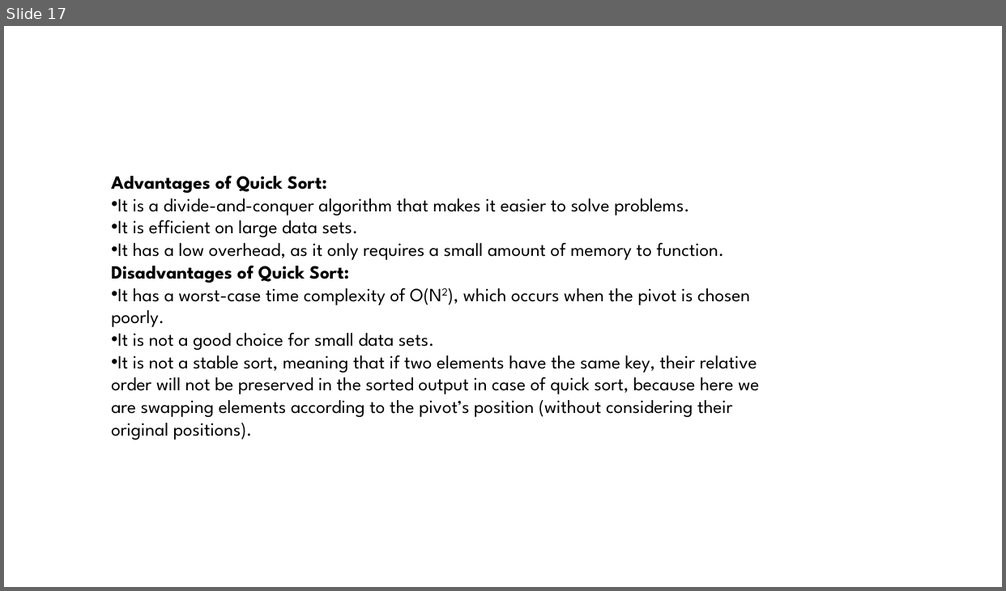
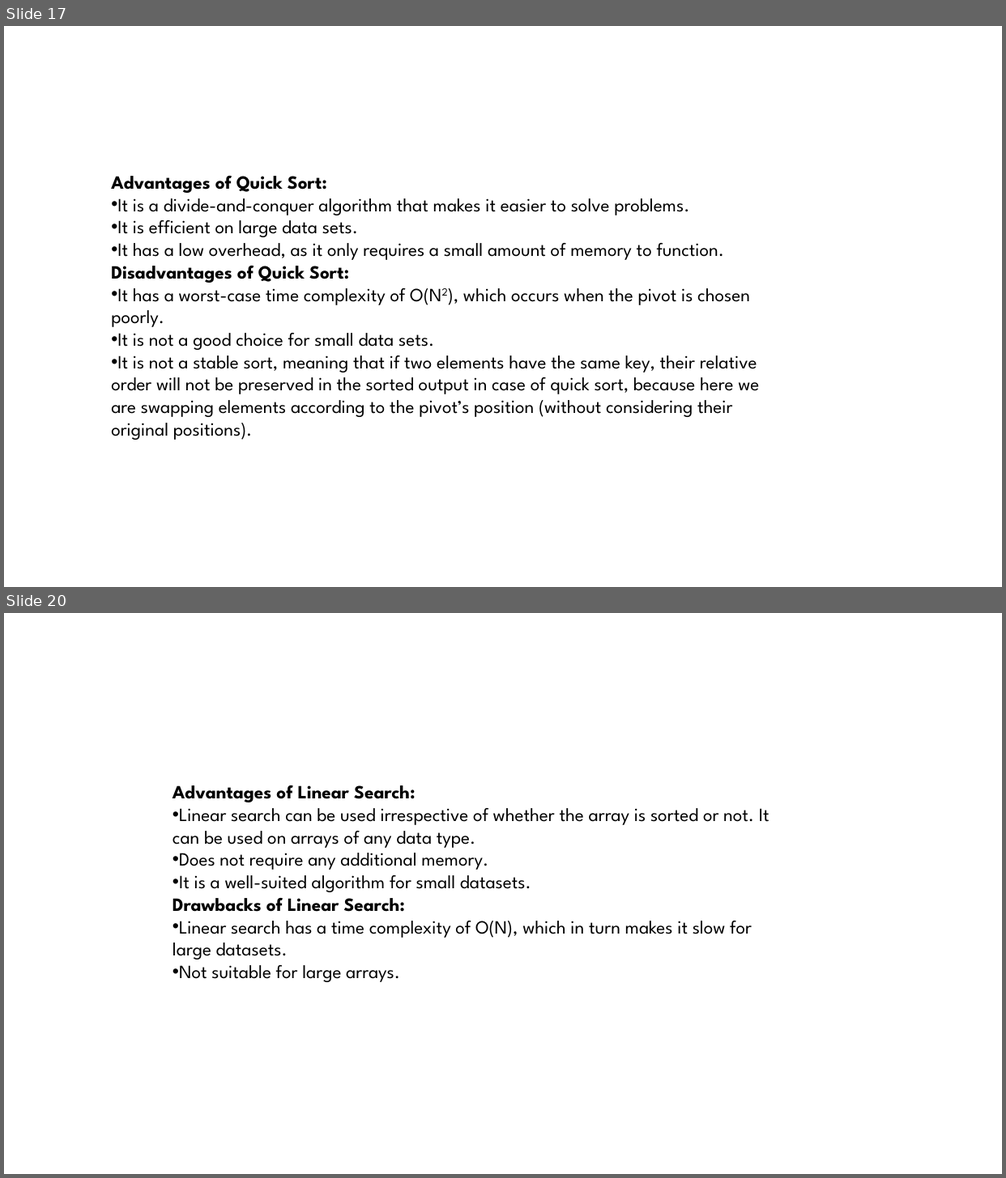
Before and after one commit to anupam2741/ToDo-List, a slide deck: sorting.pptx. Shown one above the other, each under a label of ours: slide 17 before the commit, slides 17 and 20 after it; the slides between them are not shown. The pictures are 1006x591 and 1006x1178 pixels, drawn with LibreOffice and Linux fonts; fonts in the diff are those of the drawing. Boxes give left, top, right and bottom in pixels: in the first picture for what was removed or moved away, otherwise in the second. Text is boxed around its words. In the diff, an @@ line names an element or a change of style, - is before the commit and + after.

```diff
--- a/sorting.pptx
+++ b/sorting.pptx
@@ slide 20 added at box(4, 613, 1002, 1174), background #FFFFFF @@
@@ text added at box(172, 786, 769, 982), 18 pt, text #000000 @@
+Advantages of Linear Search:
+• Linear search can be used irrespective of whether the array is sorted or not. It can be used on arrays of any data type.
+• Does not require any additional memory.
+• It is a well-suited algorithm for small datasets.
+Drawbacks of Linear Search:
+• Linear search has a time complexity of O(N), which in turn makes it slow for large datasets.
+• Not suitable for large arrays.
```
Also in this commit, not shown: 6 other slides added.
